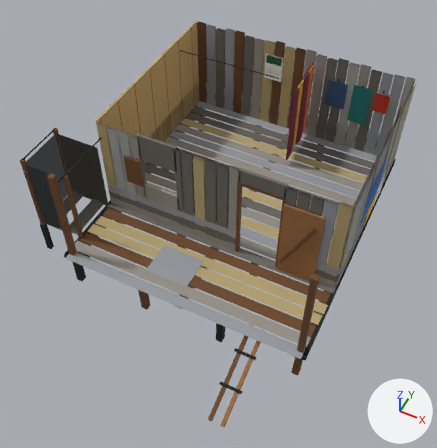
The glTF model apps/client/public/assets/places/makoko/building_makoko-room.glb as it was, and as the next commit left it.
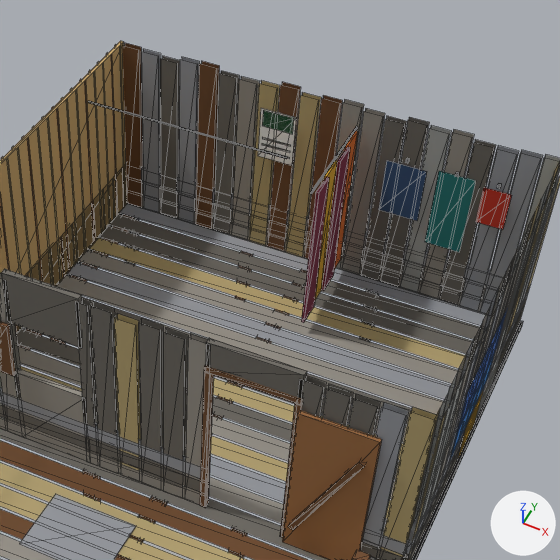
Old and new are each drawn whole from a camera (50 mm lens) standing at (3.56, -8.23, 10.21) and looking at (-0.06, -0.98, 1.15) and again close up on the part from 31% to 95% of the width and 0% to 62% of the height. The axes (+X, +Y, +Z) are drawn at lower right. The lights are the same throughout. The last two pictures show the newer version. The close-ups show mesh edges as thin lines. Where no turn or scale is listed for an object, it has been applied to the vertices. Vertices at exactly the same position are counted once.

The scene before the commit, as lines of its bpy script (objects in view):
```python
me_body = bpy.data.meshes.new('body')
me_body.from_pydata(...)  # 440 vertices, 566 faces; spans x -3.06..3.06, y -3.58..3.58, z -1.48..1.48
me_body.materials.append(mat_body)
me_wall_left_full = bpy.data.meshes.new('wall_left_full')
me_wall_left_full.from_pydata(...)  # 168 vertices, 92 faces; spans x -0.03..0.03, y -2.0..2.0, z -1.1..1.1
me_wall_left_full.materials.append(mat_body)
me_wall_right_full = bpy.data.meshes.new('wall_right_full')
me_wall_right_full.from_pydata(...)  # 172 vertices, 86 faces; spans x -0.04..0.04, y -1.99..1.99, z -1.09..1.09
me_wall_right_full.materials.append(mat_body)
ob_body = bpy.data.objects.new('body', me_body)
ob_body.location = (-0.5, -0.74, 1.47)
ob_wall_left_full = bpy.data.objects.new('wall_left_full', me_wall_left_full)
ob_wall_left_full.location = (-2.51, 0.8, 1.95)
ob_wall_right_full = bpy.data.objects.new('wall_right_full', me_wall_right_full)
ob_wall_right_full.location = (2.5, 0.8, 1.94)
# also in view: 'wall_left_low' at (-2.51, 0.8, 1.15); 'wall_back_full' at (0.0, 2.78, 1.95); 'wall_back_low' at (0.0, 2.8, 1.13); 'wall_front_low' at (0.0, -1.2, 1.81); 'wall_right_low' at (2.5, 0.8, 1.13)
```
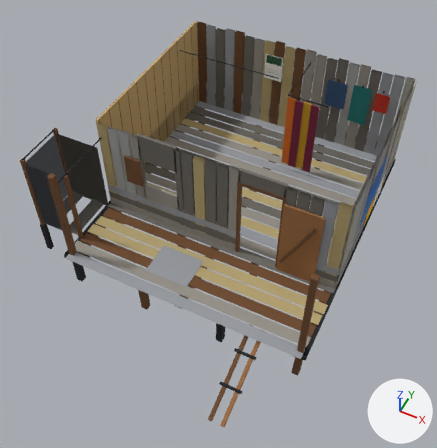
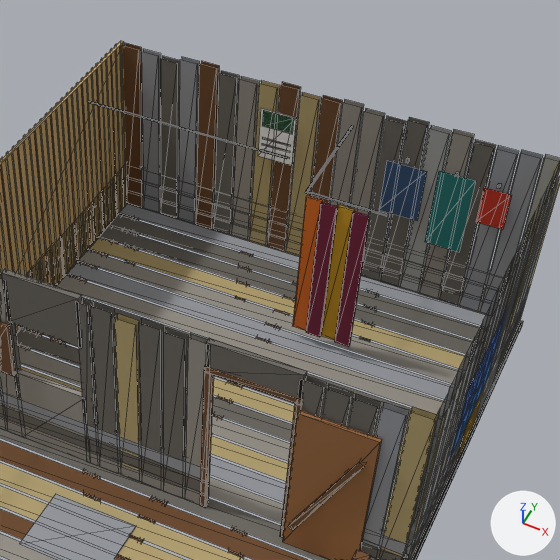
Location of each change, [x1, y1, x2, y2] in pixels of the close-ups (560 x 560 px; the box of a moved part takes in the faces that stretch with it):
'wall_left_full', reshaped
    before: [0, 41, 127, 333]
    after: [0, 41, 127, 332]
part 1 of me_body, moved or reshaped
    before: [310, 126, 358, 194]
    after: [305, 125, 353, 193]
part 2 of me_body, added
    after: [306, 191, 387, 217]
part 3 of me_body, added
    after: [293, 196, 370, 347]
part 4 of me_body, deleted
    before: [301, 131, 358, 322]
part 5 of me_wall_left_full, moved or reshaped (not visible afterwards)
    before: [0, 195, 17, 333]
part 6 of me_wall_left_full, moved or reshaped (not visible afterwards)
    before: [6, 158, 21, 274]
part 7 of me_wall_left_full, moved or reshaped (not visible afterwards)
    before: [37, 128, 52, 285]
part 8 of me_wall_left_full, moved or reshaped (not visible afterwards)
    before: [47, 118, 62, 282]
part 9 of me_wall_left_full, moved or reshaped (mostly hidden afterwards)
    before: [75, 89, 86, 252]
    after: [0, 262, 2, 273]
part 10 of me_wall_left_full, moved or reshaped
    before: [93, 71, 102, 234]
    after: [0, 211, 8, 270]
part 11 of me_wall_left_full, moved or reshaped
    before: [111, 54, 118, 215]
    after: [0, 165, 21, 329]
part 12 of me_wall_left_full, added
    after: [6, 159, 20, 274]
part 13 of me_wall_left_full, added
    after: [11, 153, 26, 276]
part 14 of me_wall_left_full, added
    after: [23, 142, 38, 280]
part 15 of me_wall_left_full, reshaped
    before: [12, 44, 125, 281]
    after: [12, 44, 126, 286]

Edits to the bpy script that builds the scene:
```text
Change me_body:
    used by ob_body; location = (-0.5, -0.74, 1.47)
    remove me_body.from_pydata(...)  # 440 vertices, 566 faces; spans x -3.06..3.06, y -3.58..3.58, z -1.48..1.48
    add me_body.from_pydata(...)  # 448 vertices, 578 faces; spans x -3.06..3.06, y -3.58..3.58, z -1.48..1.48
    me_body part 1: the loose piece of 8 vertices spanning x 0.83..0.85, y 2.19..3.49, z 1.32..1.34 is moved by (-0.05, 0.0, 0.0)
    me_body part 2: a new loose piece, a box spanning x 0.795..1.645, y 2.177..2.197, z 1.317..1.337, in mat_body
    me_body part 3: a new loose piece of 26 vertices spanning x 0.8..1.48, y 2.14..2.2, z -0.47..1.28, in mat_body
    me_body part 4: the loose piece of 26 vertices spanning x 0.83..0.89, y 2.29..3.49, z -0.47..1.28 is deleted
Change me_wall_left_full:
    used by ob_wall_left_full; location = (-2.51, 0.8, 1.95)
    remove me_wall_left_full.from_pydata(...)  # 168 vertices, 92 faces; spans x -0.03..0.03, y -2.0..2.0, z -1.1..1.1
    add me_wall_left_full.from_pydata(...)  # 296 vertices, 156 faces; spans x -0.03..0.03, y -2.0..2.0, z -1.1..1.1
    me_wall_left_full part 5: the loose piece of 4 vertices spanning x 0.03, y -0.71..-0.69, z -1.1..1.1 is moved by (0.0, -0.69, 0.0)
    me_wall_left_full part 6: the loose piece of 4 vertices spanning x 0.03, y -0.52..-0.49, z -1.1..1.1 is moved by (0.0, -0.78, 0.0)
    me_wall_left_full part 7: the loose piece of 4 vertices spanning x 0.03, y 0.09..0.11, z -1.1..1.1 is moved by (0.0, -1.28, 0.0)
    me_wall_left_full part 8: the loose piece of 4 vertices spanning x 0.03, y 0.28..0.32, z -1.1..1.1 is moved by (0.0, -1.25, 0.0)
    me_wall_left_full part 9: the loose piece of 4 vertices spanning x 0.03, y 0.88..0.92, z -1.1..1.1 is moved by (0.0, -1.74, 0.0)
    me_wall_left_full part 10: the loose piece of 4 vertices spanning x 0.03, y 1.29..1.31, z -1.1..1.1 is moved by (0.0, -2.04, 0.0)
    me_wall_left_full part 11: the loose piece of 4 vertices spanning x 0.03, y 1.68..1.72, z -1.1..1.1 is moved by (0.0, -2.32, 0.0)
    me_wall_left_full part 12: the loose piece of 4 vertices spanning x 0.03, y -0.52..-0.49, z -1.1..1.1 is copied, and the copy is moved by (0.0, -0.01, 0.0); it spans x 0.03, y -0.53..-0.5, z -1.1..1.1
    me_wall_left_full part 13: the loose piece of 4 vertices spanning x 0.03, y -0.52..-0.49, z -1.1..1.1 is copied, and the copy is moved by (0.0, 0.1, 0.0); it spans x 0.03, y -0.42..-0.39, z -1.1..1.1
    me_wall_left_full part 14: the loose piece of 4 vertices spanning x 0.03, y -0.11..-0.09, z -1.1..1.1 is copied, and the copy is moved by (0.0, -0.08, 0.0); it spans x 0.03, y -0.2..-0.17, z -1.1..1.1
    me_wall_left_full part 15: 28 vertices removed from x -0.03..0.03, y -0.32..1.91, z -1.1..1.1; 132 vertices added at x -0.03..0.03, y -0.31..1.92, z -1.1..1.1
    other edits to the shape of me_wall_left_full do not show in these pictures
```
